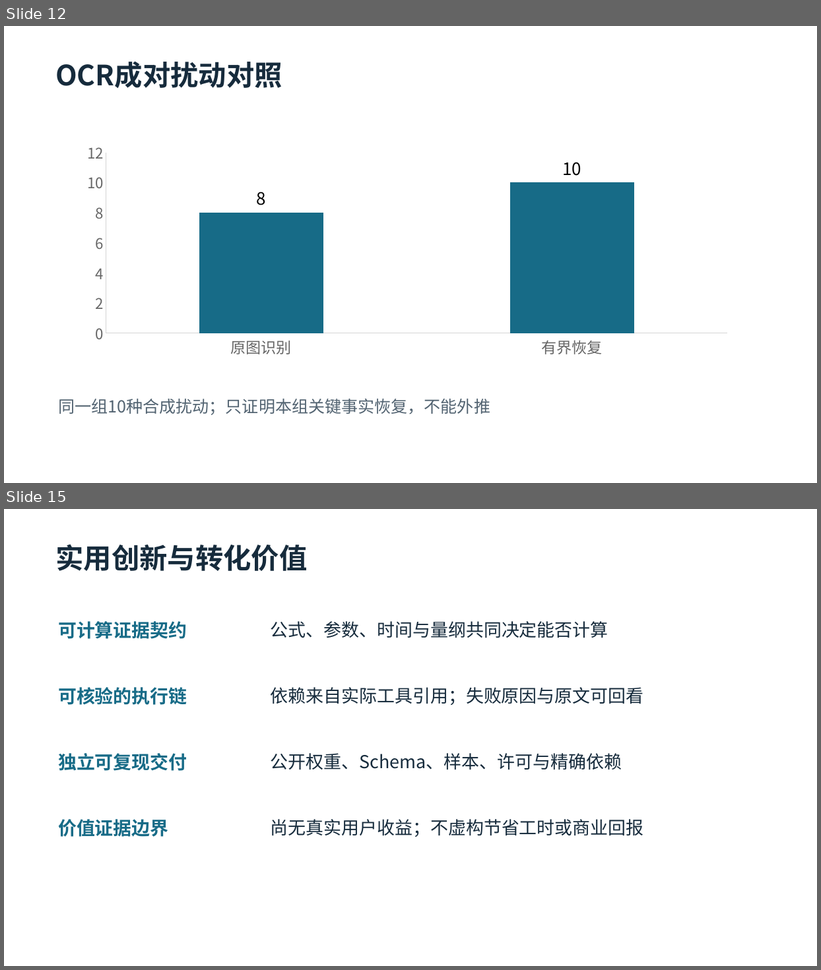
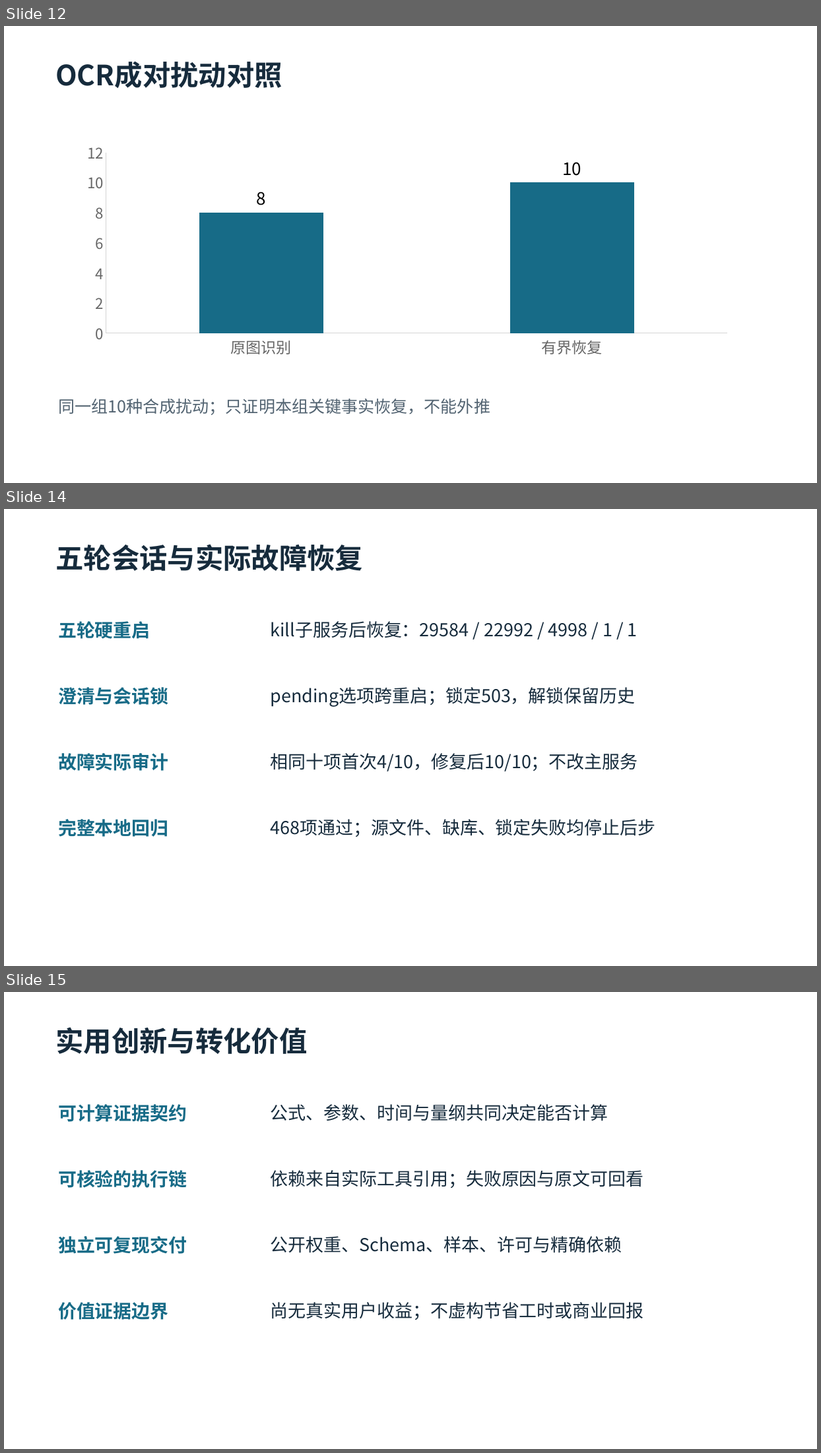
Before and after one commit to xk-uestc/omni-agent, a slide deck: delivery/05-anonymous-defense.pptx. Shown one above the other, each under a label of ours: slides 12 and 15 before the commit, slides 12, 14 and 15 after it; the slides between them are not shown. The pictures are 821x970 and 821x1453 pixels, drawn with LibreOffice and Linux fonts; fonts in the diff are those of the drawing. Boxes give left, top, right and bottom in pixels: in the first picture for what was removed or moved away, otherwise in the second. Text is boxed around its words. In the diff, an @@ line names an element or a change of style, - is before the commit and + after.

```diff
--- a/delivery/05-anonymous-defense.pptx
+++ b/delivery/05-anonymous-defense.pptx
@@ slide 14 added at [4,509,817,966], background #FFFFFF @@
@@ text added at [55,544,363,571], 33 pt, text #162B3C, bold @@
+五轮会话与实际故障恢复
@@ text added at [58,621,150,639], 21.8 pt, text #176B87, bold @@
+五轮硬重启
@@ text added at [271,621,638,638], 21 pt, text #162B3C @@
+kill子服务后恢复：29584 / 22992 / 4998 / 1 / 1
@@ text added at [58,687,168,705], 21.8 pt, text #176B87, bold @@
+澄清与会话锁
@@ text added at [271,687,636,707], 21 pt, text #162B3C @@
+pending选项跨重启；锁定503，解锁保留历史
@@ text added at [58,753,168,771], 21.8 pt, text #176B87, bold @@
+故障实际审计
@@ text added at [271,753,638,772], 21 pt, text #162B3C @@
+相同十项首次4/10，修复后10/10；不改主服务
@@ text added at [58,819,168,837], 21.8 pt, text #176B87, bold @@
+完整本地回归
@@ text added at [271,819,656,837], 21 pt, text #162B3C @@
+468项通过；源文件、缺库、锁定失败均停止后步
```
Also in this commit, not shown: 4 slides changed, 1 slide removed, 43 other files.
